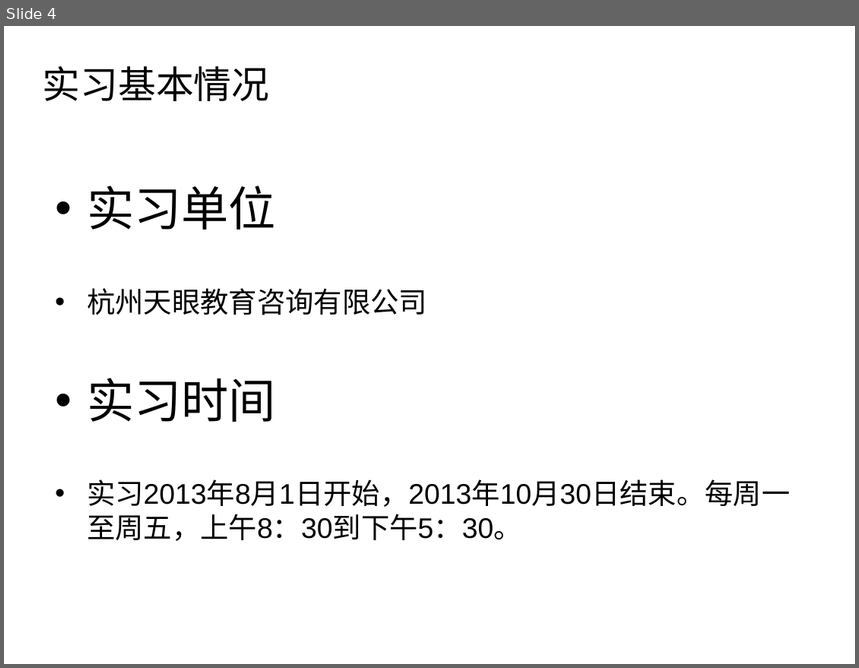
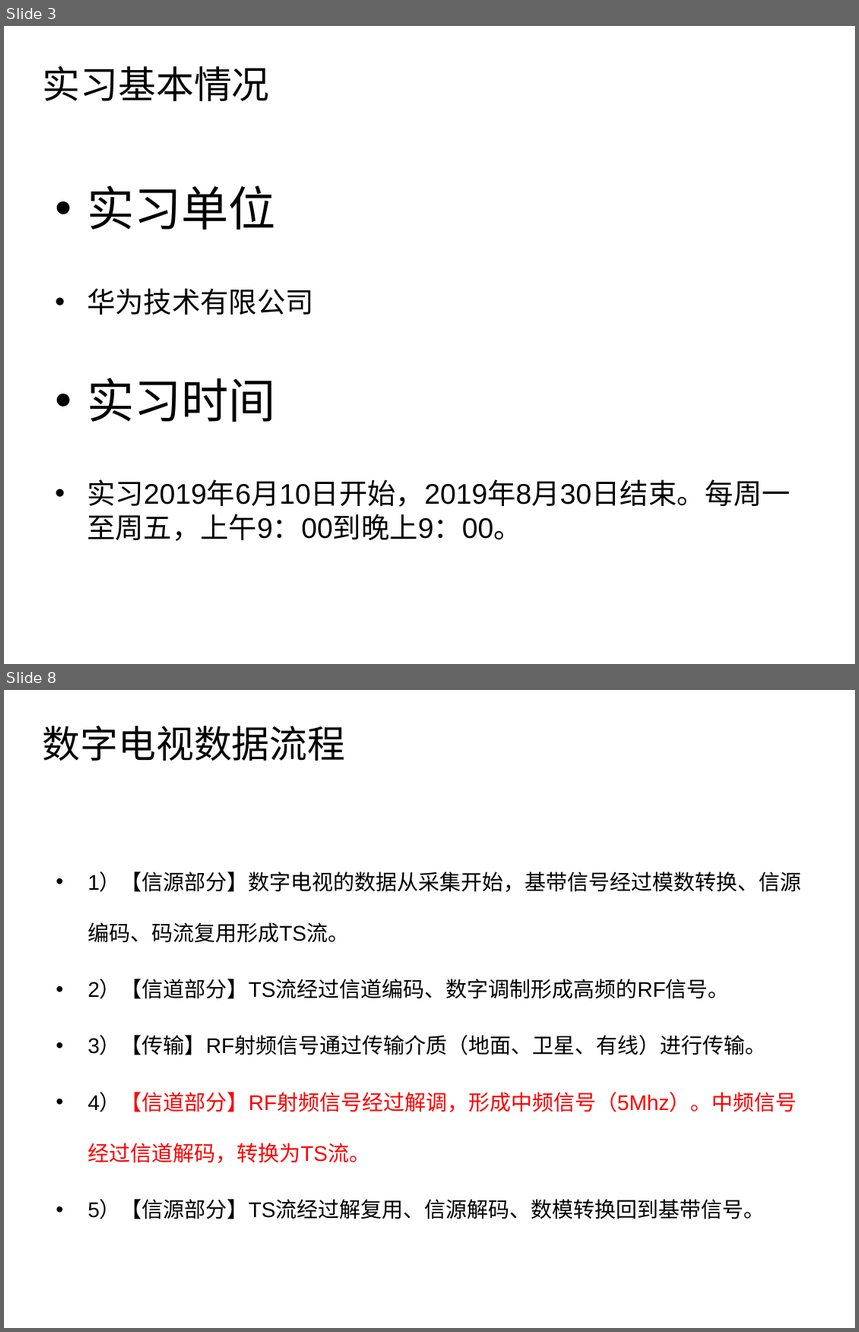
Before and after one commit to iCodeZone/shixi, a slide deck: 6.实习答辩.ppt. Shown one above the other, each under a label of ours: slide 4 before the commit, slides 3 and 8 after it; the slides between them are not shown. The pictures are 859x668 and 859x1332 pixels, drawn with LibreOffice and Linux fonts; fonts in the diff are those of the drawing; background and template pictures are left out. Boxes give left, top, right and bottom in pixels: in the first picture for what was removed or moved away, otherwise in the second. Text is boxed around its words. In the diff, an @@ line names an element or a change of style, - is before the commit and + after.

```diff
--- a/6.实习答辩.ppt
+++ b/6.实习答辩.ppt
@@ slide 8 added at [4,690,855,1328], background #FFFFFF @@
@@ title added at [43,726,345,761], 32 pt, text #000000 @@
+数字电视数据流程
@@ text added at [88,873,802,1220], 18 pt, text #000000 @@
+• 1）【信源部分】数字电视的数据从采集开始，基带信号经过模数转换、信源编码、码流复用形成TS流。
+• 2）【信道部分】TS流经过信道编码、数字调制形成高频的RF信号。
+• 3）【传输】RF射频信号通过传输介质（地面、卫星、有线）进行传输。
+• 4）【信道部分】RF射频信号经过解调，形成中频信号（5Mhz）。中频信号经过信道解码，转换为TS流。
+• 5）【信源部分】TS流经过解复用、信源解码、数模转换回到基带信号。
@@ what was slide 4 is now slide 3 @@
@@ slide 3 changed as well @@
@@ text at [87,288,314,315]: text changed @@
-• 杭州天眼教育咨询有限公司
+• 华为技术有限公司
@@ text at [87,480,791,541]: text changed @@
-• 实习2013年8月1日开始，2013年10月30日结束。每周一至周五，上午8：30到下午5：30。
+• 实习2019年6月10日开始，2019年8月30日结束。每周一至周五，上午9：00到晚上9：00。
```
Also in this commit, not shown: 4 other slides changed, 6 other slides added, 14 slides removed, 2 other files.
